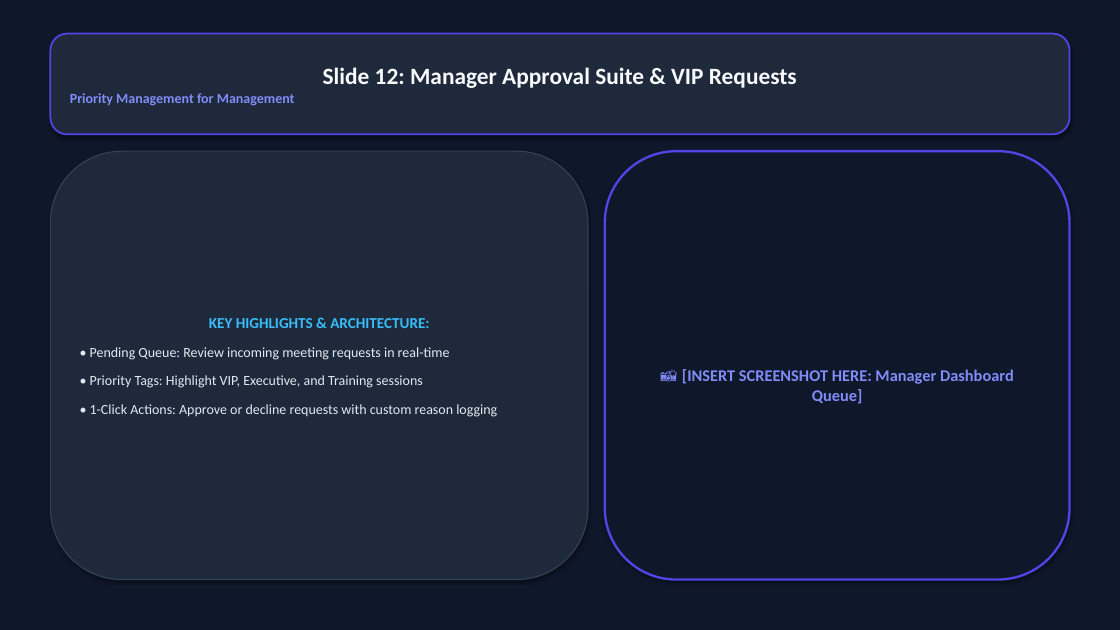
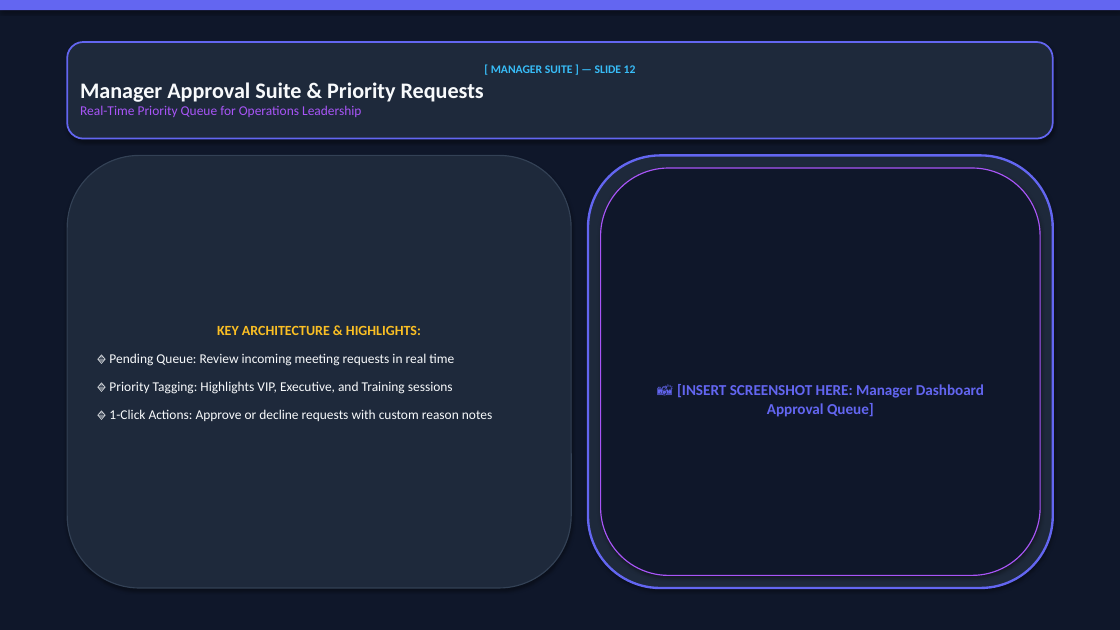
Before and after one commit to VishalMishraCSE/meeting-room-booking-system, a slide deck: slide 12 of document/PRESENTATION_DECK_SLIDES.pptx. Drawn at 1120x630 pixels with LibreOffice and Linux fonts; fonts in the diff are those of the drawing. Boxes give left, top, right and bottom in pixels: in the first picture for what was removed or moved away, otherwise in the second. Text is boxed around its words. In the diff, an @@ line names an element or a change of style, - is before the commit and + after.

Commit message:
design: redesign PowerPoint presentation deck with stunning multi-layered dark theme, glassmorphic card containers, and category tag pills

```diff
--- a/document/PRESENTATION_DECK_SLIDES.pptx
+++ b/document/PRESENTATION_DECK_SLIDES.pptx
@@ rectangle added at box(0, 0, 1120, 10), fill #6366F1 @@
@@ rounded rectangle "[ MANAGER SUITE ] — ...": place and size @@
-rounded rectangle "[ MANAGER SUITE ] — ..." at box(50, 34, 1070, 134)
+rounded rectangle "[ MANAGER SUITE ] — ..." at box(67, 42, 1053, 139)
@@ rounded rectangle "[ MANAGER SUITE ] — ..." at box(67, 42, 1053, 139): outline #4F46E5 1.5 pt to #6366F1 1.5 pt @@
@@ text in rounded rectangle at box(80, 65, 636, 117): text changed; size 20 to 11.5 pt; text colour #F8FAFC to #A855F7 @@
-Slide 12: Manager Approval Suite & VIP Requests
-Priority Management for Management
+[ MANAGER SUITE ] — SLIDE 12
+Manager Approval Suite & Priority Requests
+Real-Time Priority Queue for Operations Leadership
@@ rounded rectangle "KEY ARCHITECTURE & HIGHLIGHTS:": place and size @@
-rounded rectangle "KEY ARCHITECTURE & HIGHLIGHTS:" at box(50, 151, 588, 580)
+rounded rectangle "KEY ARCHITECTURE & HIGHLIGHTS:" at box(67, 155, 571, 588)
@@ rounded rectangle added at box(588, 155, 1053, 588), fill #1E293B, outline #6366F1 2 pt @@
@@ rounded rectangle "📸 [INSERT SCREENSHOT HERE: Manager ...": place and size @@
-rounded rectangle "📸 [INSERT SCREENSHOT HERE: Manager ..." at box(605, 151, 1070, 580)
+rounded rectangle "📸 [INSERT SCREENSHOT HERE: Manager ..." at box(601, 168, 1040, 576)
@@ rounded rectangle "📸 [INSERT SCREENSHOT HERE: Manager ..." at box(601, 168, 1040, 576): outline #4F46E5 2 pt to #A855F7 1 pt @@
@@ text in rounded rectangle at box(109, 326, 492, 421): text changed; size 12 to 11.5 pt; text colour #E2E8F0 to #F8FAFC @@
-KEY HIGHLIGHTS & ARCHITECTURE:
-• Pending Queue: Review incoming meeting requests in real-time
-• Priority Tags: Highlight VIP, Executive, and Training sessions
-• 1-Click Actions: Approve or decline requests with custom reason logging
+KEY ARCHITECTURE & HIGHLIGHTS:
+🔹 Pending Queue: Review incoming meeting requests in real time
+🔹 Priority Tagging: Highlights VIP, Executive, and Training sessions
+🔹 1-Click Actions: Approve or decline requests with custom reason notes
@@ text in rounded rectangle at box(677, 384, 984, 417): text changed; size 14 to 13 pt; text colour #818CF8 to #6366F1 @@
-📸 [INSERT SCREENSHOT HERE: Manager Dashboard Queue]
+📸 [INSERT SCREENSHOT HERE: Manager Dashboard Approval Queue]
```
Also in this commit, not shown: 16 other slides changed, 1 slide added, 1 slide removed, 1 other file.
